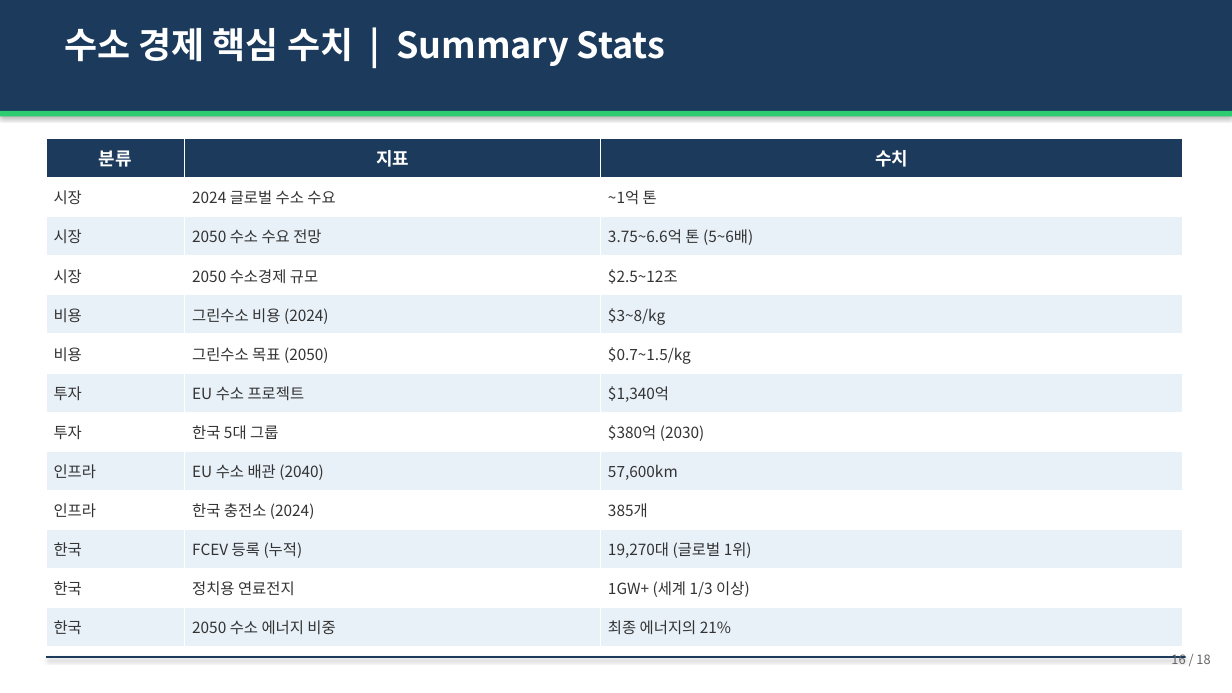
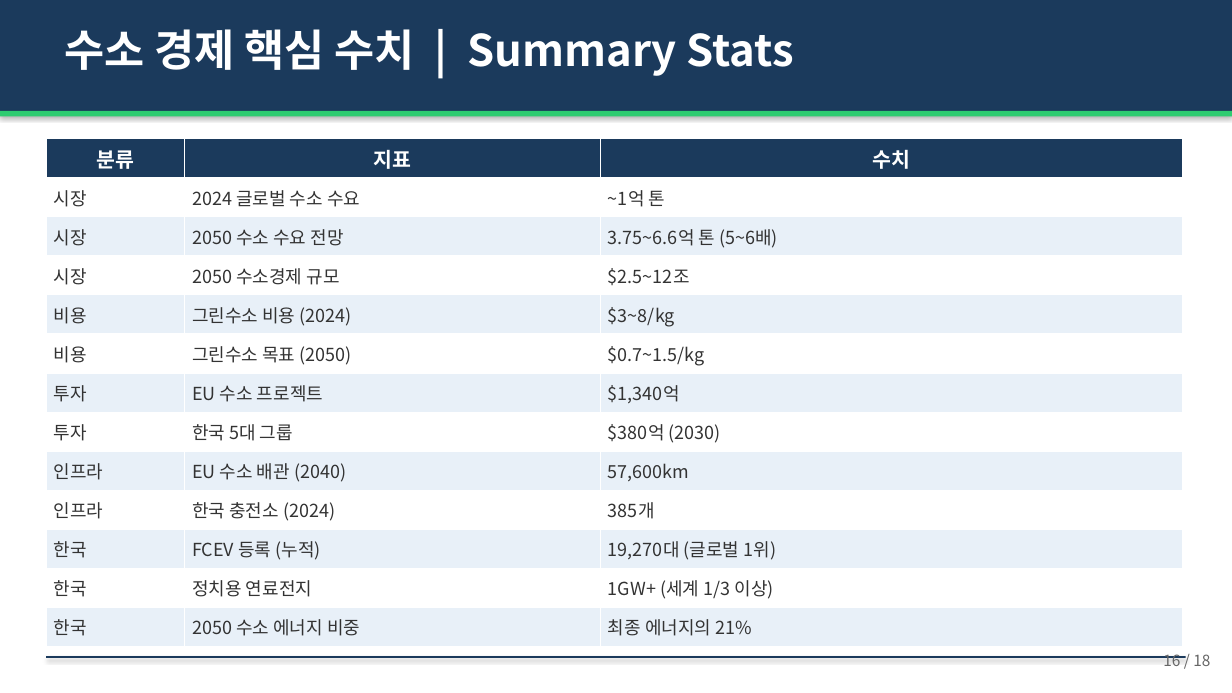
Before and after one commit to hpark1947/Hydrogen, a slide deck: slide 16 of Prompts/수소에너지_발표자료.pptx. Drawn at 1232x693 pixels with LibreOffice and Linux fonts; fonts in the diff are those of the drawing. Boxes give left, top, right and bottom in pixels: in the first picture for what was removed or moved away, otherwise in the second. Text is boxed around its words. In the diff, an @@ line names an element or a change of style, - is before the commit and + after.

```diff
--- a/Prompts/수소에너지_발표자료.pptx
+++ b/Prompts/수소에너지_발표자료.pptx
@@ text "수소 경제 핵심 수치 | ..." at (64,29,795,76): size 28 to 34 pt @@
@@ table at (46,139,1183,647) @@
@@ size 14 to 16 pt in "분류", "지표", "수치" @@
@@ size 12 to 14 pt @@
@@ text "16 / 18" at (1163,654,1210,666): size 10 to 12 pt @@
```
Also in this commit, not shown: 17 other slides changed, 1 other file.
